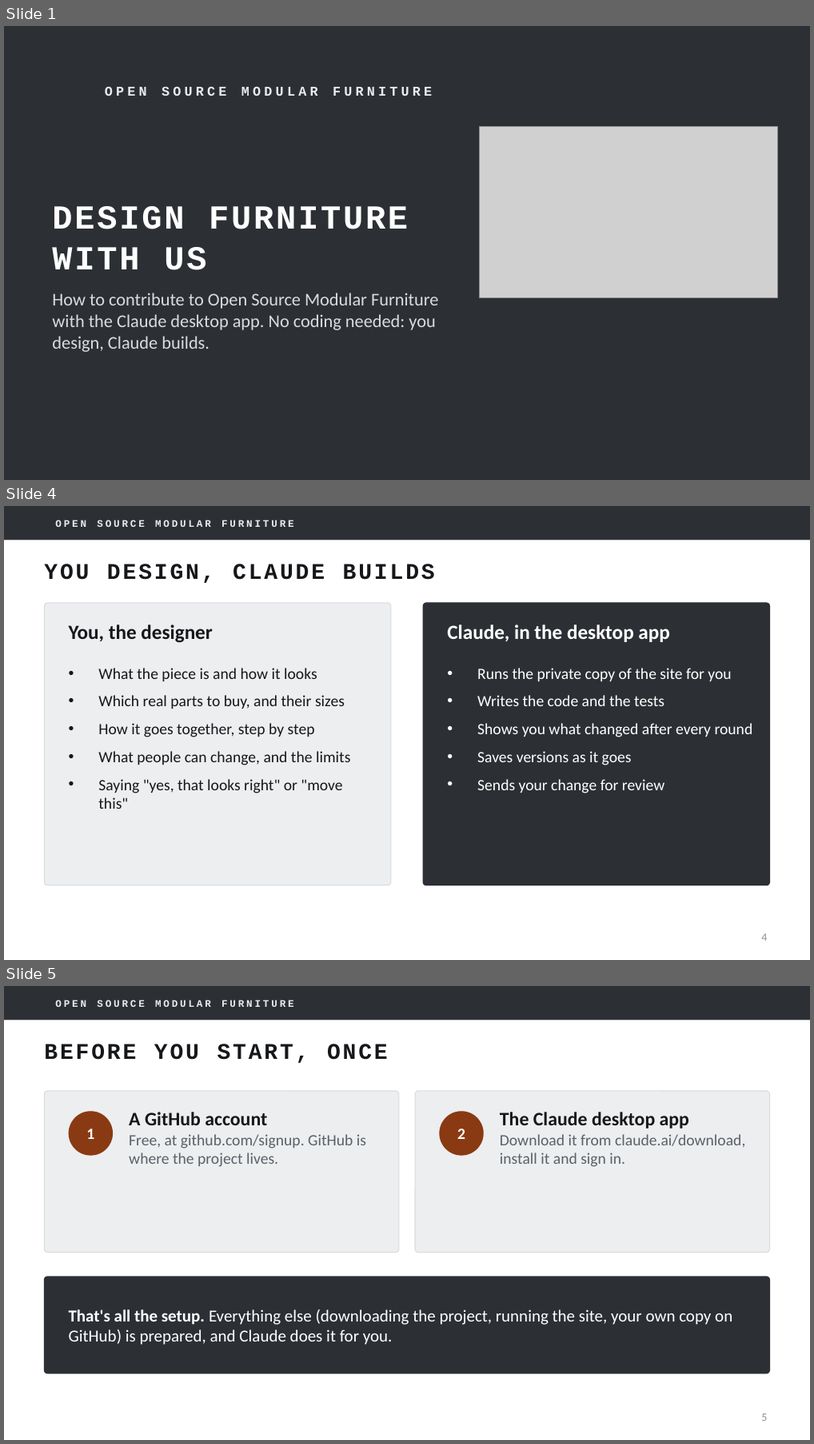
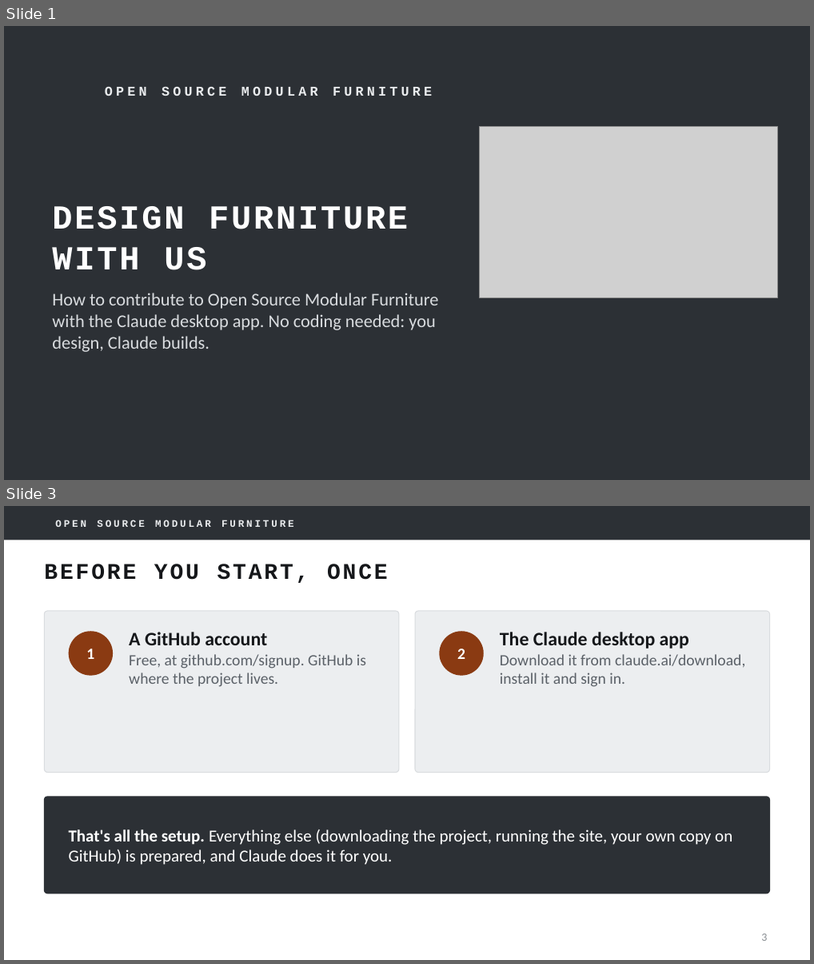
Before and after one commit to mfprado/acrylic-furniture, a slide deck: docs/contributing-guide.pptx. Shown one above the other, each under a label of ours: slides 1, 4 and 5 before the commit, slides 1 and 3 after it; the slides between them are not shown. The pictures are 814x1444 and 814x964 pixels, drawn with LibreOffice and Linux fonts; fonts in the diff are those of the drawing; grey boxes stand for pictures; background and template pictures are left out. Boxes give left, top, right and bottom in pixels: in the first picture for what was removed or moved away, otherwise in the second. Text is boxed around its words. In the diff, an @@ line names an element or a change of style, - is before the commit and + after.

```diff
--- a/docs/contributing-guide.pptx
+++ b/docs/contributing-guide.pptx
@@ slide 4 removed at [4, 506, 810, 960], background #FFFFFF; not listed: 2 template elements that a slide beside it also shows @@
@@ title removed at [44, 564, 435, 583] @@
-YOU DESIGN, CLAUDE BUILDS
@@ rounded rectangle removed at [44, 603, 391, 885] @@
@@ text removed at [69, 624, 212, 643] @@
-You, the designer
@@ rounded rectangle removed at [423, 603, 770, 885] @@
@@ text removed at [447, 624, 670, 642] @@
-Claude, in the desktop app
@@ text removed at [98, 668, 350, 808] @@
-• What the piece is and how it looks
-• Which real parts to buy, and their sizes
-• How it goes together, step by step
-• What people can change, and the limits
-• Saying "yes, that looks right" or "move this"
@@ text removed at [478, 668, 754, 793] @@
-• Runs the private copy of the site for you
-• Writes the code and the tests
-• Shows you what changed after every round
-• Saves versions as it goes
-• Sends your change for review
@@ page number removed at [762, 933, 767, 940] @@
-4
@@ what was slide 5 is now slide 3 @@
@@ page number at [762, 933, 767, 940]: text changed @@
-5
+3
```
Also in this commit, not shown: 7 slides changed, 1 other slide removed.
